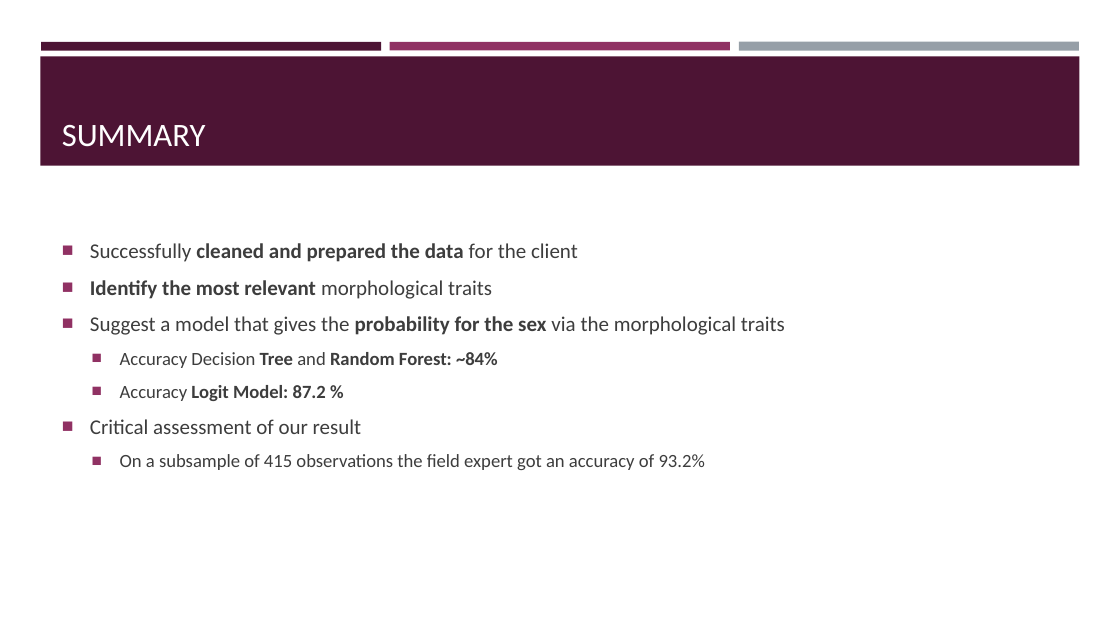
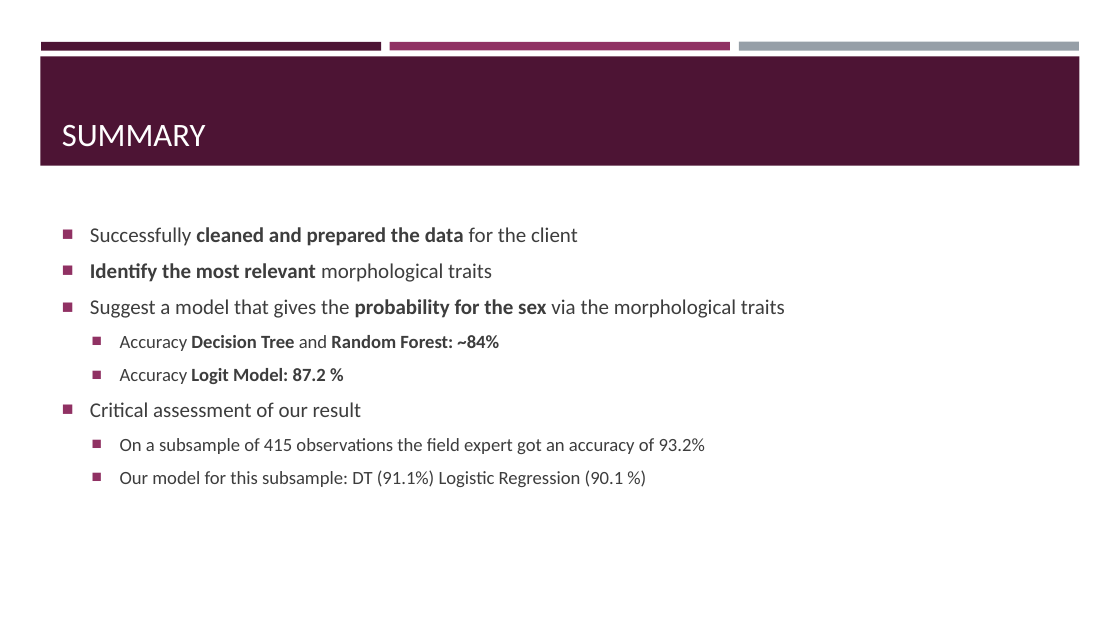
Before and after one commit to AlderCoder/Snow-finches, a slide deck: slide 18 of Final_Presentation_update.pptx. Drawn at 1120x630 pixels with LibreOffice and Linux fonts; fonts in the diff are those of the drawing. Boxes give left, top, right and bottom in pixels: in the first picture for what was removed or moved away, otherwise in the second. Text is boxed around its words. In the diff, an @@ line names an element or a change of style, - is before the commit and + after.

Commit message:
Presentation update

```diff
--- a/Final_Presentation_update.pptx
+++ b/Final_Presentation_update.pptx
@@ text at (x1=120, y1=335, x2=499, y2=351): bold on in "Decision" @@
@@ text at (x1=120, y1=470, x2=624, y2=487): paragraph added @@
+  ■ Our model for this subsample: DT (91.1%) Logistic Regression (90.1 %)
```
Also in this commit, not shown: 7 other slides changed, 4 other files.
